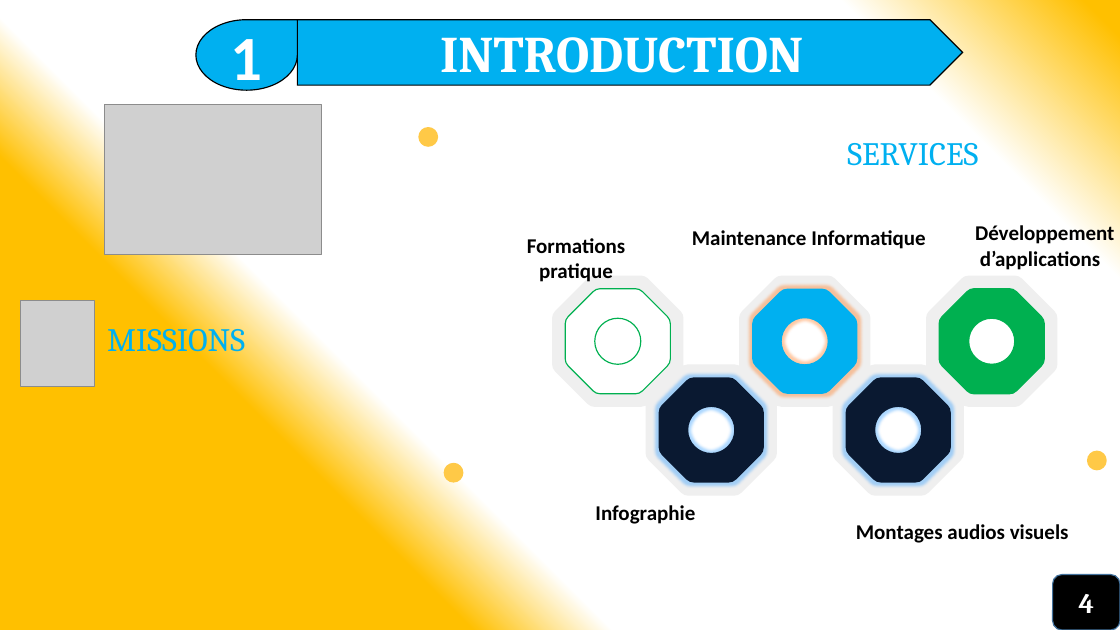
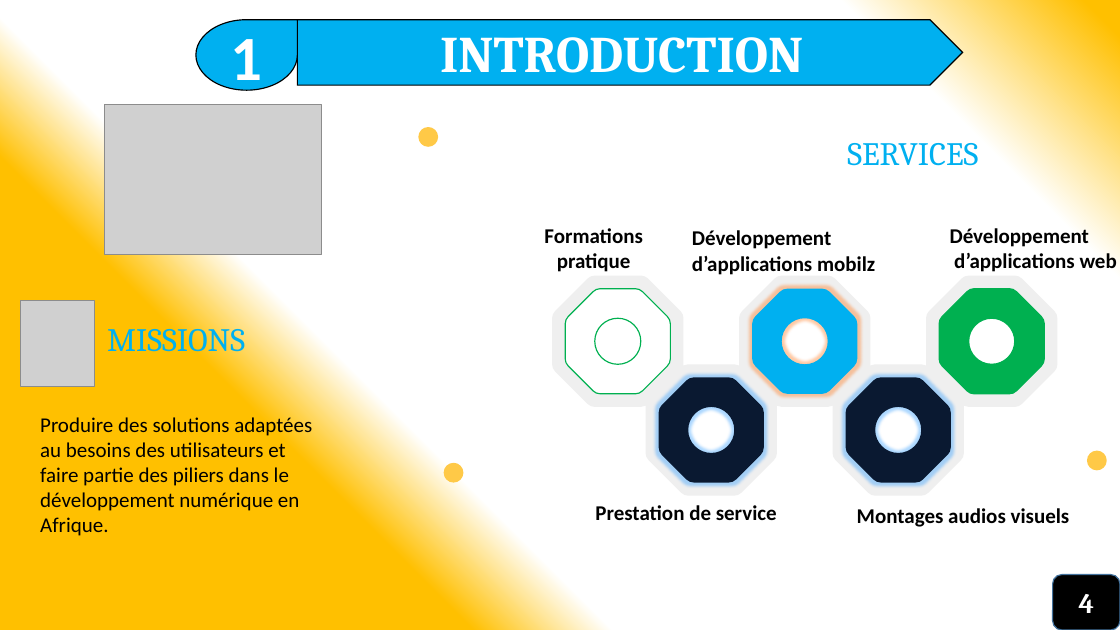
Before and after one commit to miguelnkono/documents, a slide deck: slide 4 of NetBotPW.pptx. Drawn at 1120x630 pixels with LibreOffice and Linux fonts; fonts in the diff are those of the drawing; grey boxes stand for pictures. Boxes give left, top, right and bottom in pixels: in the first picture for what was removed or moved away, otherwise in the second. Text is boxed around its words. In the diff, an @@ line names an element or a change of style, - is before the commit and + after.

```diff
--- a/NetBotPW.pptx
+++ b/NetBotPW.pptx
@@ text "Formations pratique": place and size @@
-text "Formations pratique" at [527, 238, 625, 282]
+text "Formations pratique" at [544, 228, 642, 272]
@@ text at [692, 230, 875, 275]: text changed @@
-Maintenance Informatique
+Développement
+d’applications mobilz
@@ text "Développement": place and size @@
-text "Développement" at [975, 223, 1114, 270]
+text "Développement" at [950, 228, 1117, 272]
@@ text at [954, 253, 1117, 272]: text changed @@
-d’applications
+d’applications web
@@ text added at [40, 414, 312, 536], 18 pt, text #000000 @@
+Produire des solutions adaptées au besoins des utilisateurs et faire partie des piliers dans le développement numérique en Afrique.
@@ text at [595, 505, 777, 520]: text changed @@
-Infographie
+Prestation de service
@@ text "Montages audios visuels": place and size @@
-text "Montages audios visuels" at [856, 524, 1069, 543]
+text "Montages audios visuels" at [857, 508, 1070, 527]
```
Also in this commit, not shown: 16 other slides changed, 1 slide added, 1 slide removed, 18 other files.
